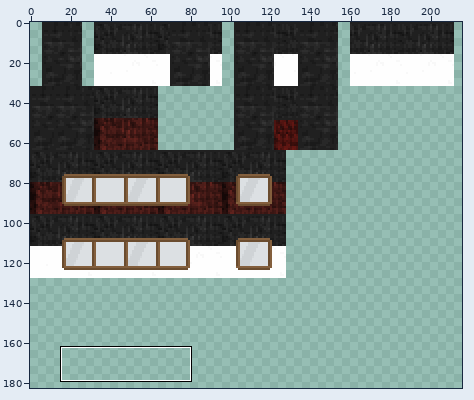
A sprite sheet gets an edit: maps/tiles/walls.png. Above, an overview of the earlier version with the close-up marked.
Close-up. Before the edit:
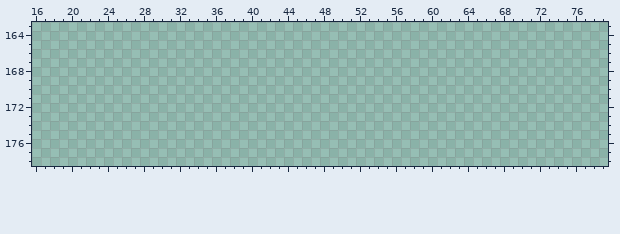
The file is 256x256 pixels. Colours within 5 levels of each other are drawn and written as one. Shown: x 16..79, y 163..178. The wide view leaves out empty margins. The commit also changed other parts of the picture, which this record leaves out.
And afterwards:
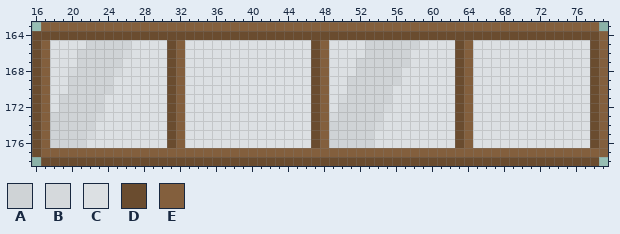
Palette (. is transparent): A #cfd3d6  B #d5d9dc  C #dce0e3  D #6a4c2f  E #835f3d
What changed:
y 163: x 17..78 .............................................................. -> EEEEEEEEEEEEEEEEEEEEEEEEEEEEEEEEEEEEEEEEEEEEEEEEEEEEEEEEEEEEEE
y 164: x 16..79 ................................................................ -> DDDDDDDDDDDDDDDDDDDDDDDDDDDDDDDDDDDDDDDDDDDDDDDDDDDDDDDDDDDDDDDE
y 165: x 16..79 ................................................................ -> DECCCCAAAAACCCCDECCCCCCCCCCCCCCDECCCCAAAAAACCCCDECCCCCCCCCCCCCDE
y 166: x 16..79 ................................................................ -> DECCCAAAAABCCCCDECCCCCCCCCCCCCCDECCCCAAAAACCCCCDECCCCCCCCCCCCCDE
y 167: x 16..79 ................................................................ -> DECCCAAAAACCCCCDECCCCCCCCCCCCCCDECCCAAAAAACCCCCDECCCCCCCCCCCCCDE
y 168: x 16..79 ................................................................ -> DECCBAAAABCCCCCDECCCCCCCCCCCCCCDECCCAAAAACCCCCCDECCCCCCCCCCCCCDE
y 169: x 16..79 ................................................................ -> DECCAAAAACCCCCCDECCCCCCCCCCCCCCDECCAAAAAACCCCCCDECCCCCCCCCCCCCDE
y 170: x 16..79 ................................................................ -> DECCAAAAACCCCCCDECCCCCCCCCCCCCCDECCAAAAACCCCCCCDECCCCCCCCCCCCCDE
y 171: x 16..79 ................................................................ -> DECAAAAACCCCCCCDECCCCCCCCCCCCCCDECBAAAAACCCCCCCDECCCCCCCCCCCCCDE
y 172: x 16..79 ................................................................ -> DECAAAAACCCCCCCDECCCCCCCCCCCCCCDECAAAAABCCCCCCCDECCCCCCCCCCCCCDE
y 173: x 16..79 ................................................................ -> DEAAAAABCCCCCCCDECCCCCCCCCCCCCCDEBAAAAACCCCCCCCDECCCCCCCCCCCCCDE
y 174: x 16..79 ................................................................ -> DEAAAAACCCCCCCCDECCCCCCCCCCCCCCDEAAAAABCCCCCCCCDECCCCCCCCCCCCCDE
y 175: x 16..79 ................................................................ -> DEAAAABCCCCCCCCDECCCCCCCCCCCCCCDEAAAAACCCCCCCCCDECCCCCCCCCCCCCDE
y 176: x 16..79 ................................................................ -> DEAAAACCCCCCCCCDECCCCCCCCCCCCCCDEAAAAACCCCCCCCCDECCCCCCCCCCCCCDE
y 177: x 16..79 ................................................................ -> DEEEEEEEEEEEEEEEEEEEEEEEEEEEEEEEEEEEEEEEEEEEEEEEEEEEEEEEEEEEEEEE
y 178: x 17..78 .............................................................. -> DDDDDDDDDDDDDDDDDDDDDDDDDDDDDDDDDDDDDDDDDDDDDDDDDDDDDDDDDDDDDD
